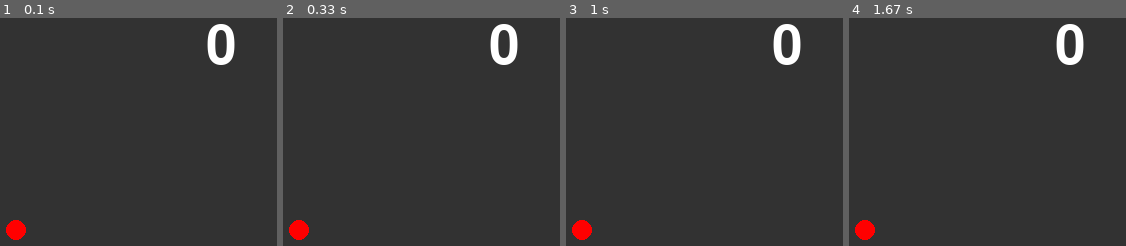
Above: before the commit, frames 1-4 (left to right).
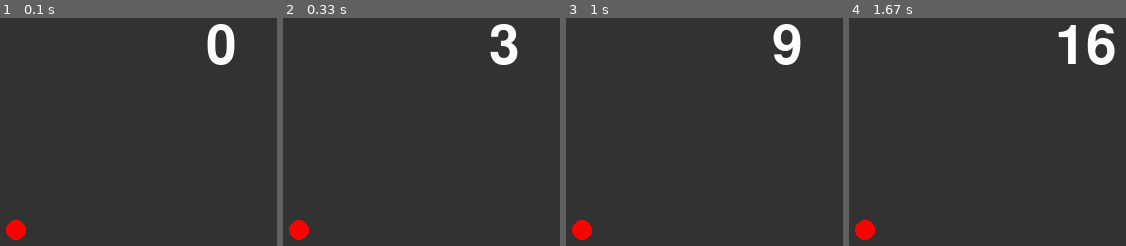
Above: after the commit, the same moments.

Repository: c0b230540f/ProjExD_1
Game: pygame game, started from pygame_system.py
The game is run twice, just before and just after one commit, with the same random seed, the same clock (stepped at 60 frames per second) and the same inputs.
Inputs:
- Up to frame 1 (0.1 s): no input
- Up to frame 2 (0.33 s): no input
- Up to frame 3 (1 s): no input
- Up to frame 4 (1.67 s): no input

Frame 1 is identical in both runs. In frame 2, 0.6% of the frame differs, in the area x 74-85%, y 2-21%; in frame 3, 0.4%; in frame 4, 2.4%, in the area x 74-97%, y 2-21%.

Commit message:
何かをいじった希ガス

Diff:
--- a/pygame_system.py
+++ b/pygame_system.py
@@ -26,7 +26,7 @@
         screen.blit(enn, [100, 400])
         pg.display.update()
         tmr += 1
-        clock.tick(0.1)
+        clock.tick(10)
 
 
 if __name__ == "__main__":
